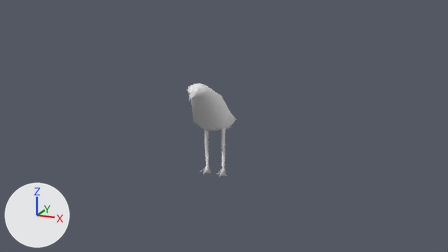
The Blender file assets/bird.blend as it was, and as the next commit left it.
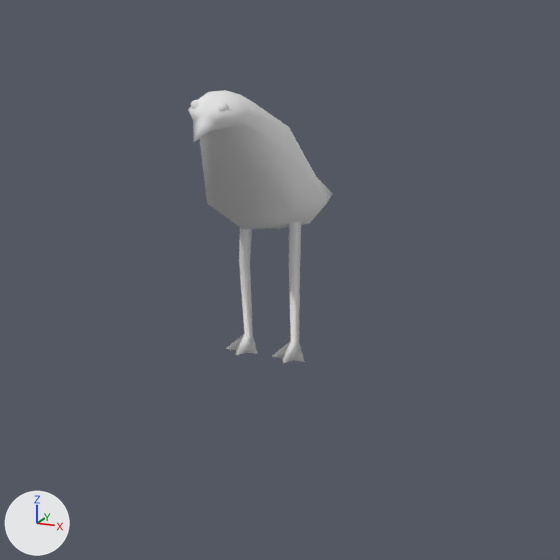
There are two pictures of each version: one from the file's camera 'Camera', one close up on the part from 27% to 70% of the width and 21% to 97% of the height. Arrows for +X, +Y and +Z are at lower left; the lights stay in place.

Names of what the first close-up shows: 'seagull'.
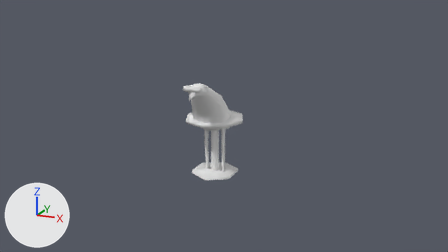
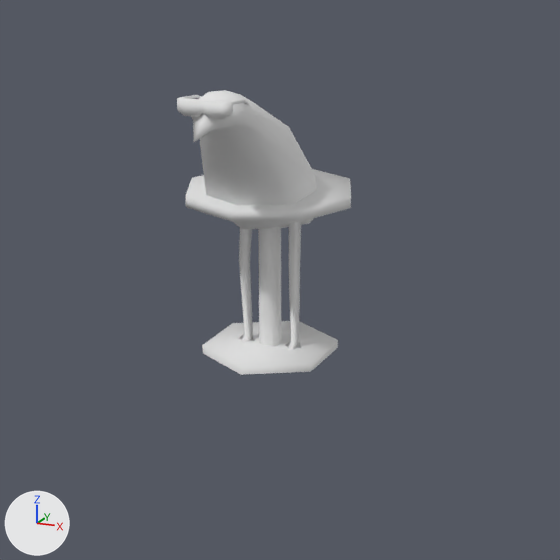
What differs and where, as boxes [x1, y1, x2, y2] in the close-ups (560 x 560 px):
'bar_table_round', added: after [185, 169, 351, 375]
'sunglasses', added: after [177, 95, 249, 119]

The change, as a list of edits to the scene's bpy script:
```text
Add me_cube_001:
    me_cube_001.from_pydata(...)  # 28 vertices, 25 faces; spans x 0.0..0.03, y -0.1595..-0.0895, z 0.3092..0.3303
    me_cube_001.polygons.foreach_set('use_smooth', [True] * 25)
    me_cube_001.materials.append(mat_material)  # its picture is missing
Add me_cylinder:
    me_cylinder.from_pydata(...)  # 40 vertices, 23 faces; spans x -0.1..0.1, y -0.1..0.1, z 0.0..0.2
    me_cylinder.polygons.foreach_set('use_smooth', [True] * 23)
    me_cylinder.materials.append(mat_material)  # its picture is missing
Add ob_sunglasses:
    ob_sunglasses = bpy.data.objects.new('sunglasses', me_cube_001)
    ob_sunglasses.location = (0.0, 0.0, 0.0)
    _m = ob_sunglasses.modifiers.new('Mirror', 'MIRROR')
    _m.use_clip = True
Add ob_bar_table_round:
    ob_bar_table_round = bpy.data.objects.new('bar_table_round', me_cylinder)
    ob_bar_table_round.location = (0.0, 0.0, 0.0)
```
